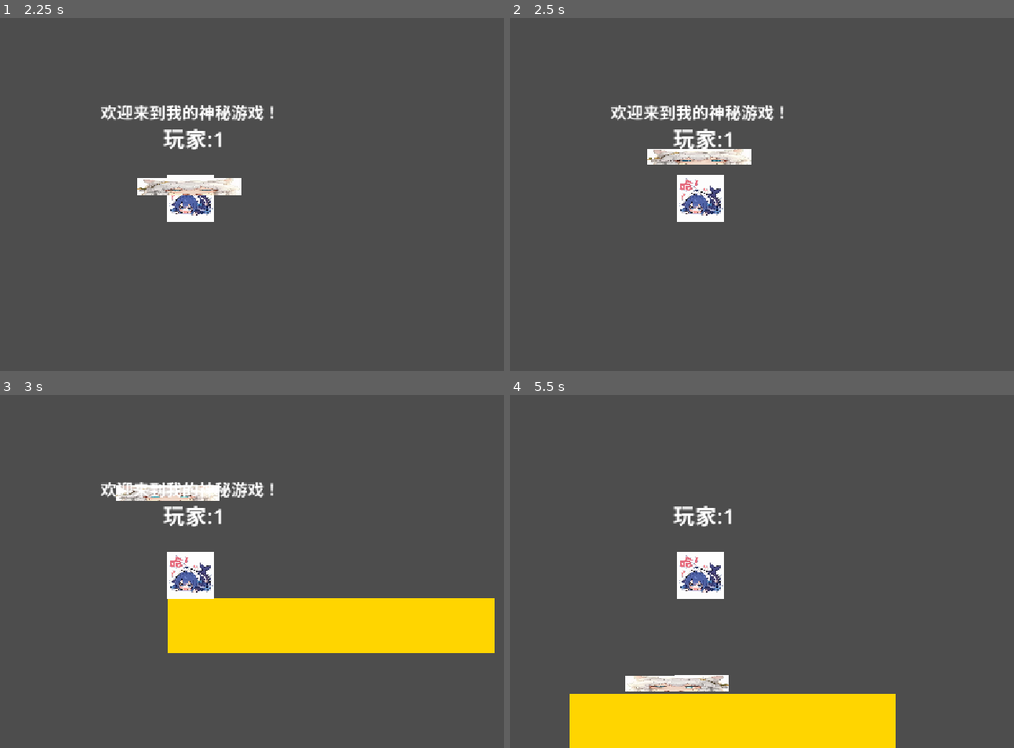
Above: before the commit, frames 1-4 (two rows, left to right).
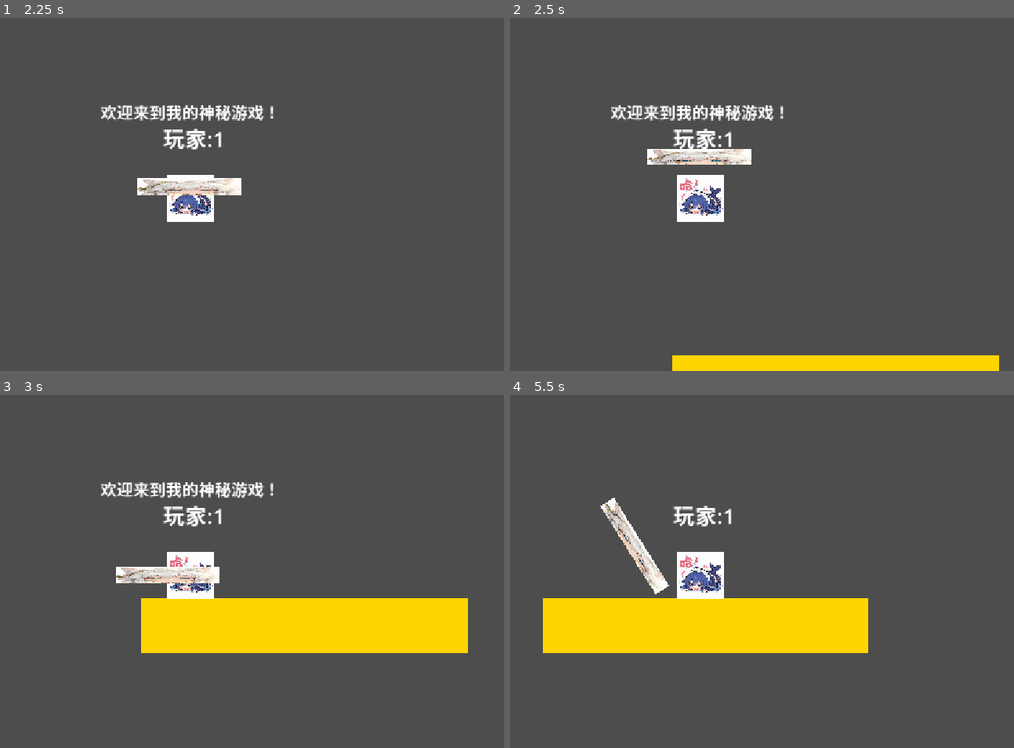
Above: after the commit, the same moments.

Repository: Sui-xie/NewGames
Game: Godot game, scene res://root.tscn
The game is run twice, just before and just after one commit, with the same random seed, the same clock (stepped at 60 frames per second) and the same inputs.
Inputs (mouse positions are in pixels of both pictures, inside the frame that each line leads up to):
- Up to frame 1 (2.25 s): click "创建游戏" at 0.5 s; click "确定" at 1.25 s; click "单人游戏" at 2 s
- Up to frame 2 (2.5 s): no input
- Up to frame 3 (3 s): tap Enter at 2.75 s; move the mouse to (327, 553) at 2.77 s; hold D (move_right) from 2.78 s (still down); tap F at 2.85 s; click (327, 553) at 2.92 s
- Up to frame 4 (5.5 s): tap Space at 3.02, 3.77, 5.27 s; move the mouse to (575, 589) at 3.52 s; release D (move_right) at 3.53 s; hold A (move_left) 3.53-4.28 s; tap F at 3.6, 4.35, 5.1 s; click (575, 589) at 3.67 s; move the mouse to (762, 493) at 4.27 s; hold D (move_right) from 4.28 s (still down); click (762, 493) at 4.42 s; move the mouse to (671, 642) at 5.02 s; click (671, 642) at 5.17 s

Frame 1 is identical in both runs. In frame 2, 2.9% of the frame differs, in the area x 32-98%, y 95-100%; in frame 3, 3.2%; in frame 4, 22%, in the area x 6-77%, y 29-100%.

Commit message:
多人游戏地图同步？！

Diff:
--- a/core/basicNode/bullet.gd
+++ b/core/basicNode/bullet.gd
@@ -9,9 +9,9 @@
 func _ready() -> void:
 	pass
 
-func _process(delta: float) -> void:
+func _process(_delta: float) -> void:
 	pass
 
 @rpc("any_peer","call_local","reliable")
 func hit(target:String):
-	print("[WARN]未被重写的hit方法")
+	print("[WARN]未被重写的hit方法/target:",target)
--- a/core/basicNode/item.gd
+++ b/core/basicNode/item.gd
@@ -2,6 +2,6 @@
 class_name Item
 var meta: Array[Variant] = []
 var parms:Array[Variant] = []#在同步时，这个地方的信息会被同步到其它客户端，物品的transformer会被自动同步过去
-var _private_name#物品分配表给它分配的名字，不应该修改
-var _private_id#物品管理器分配的唯一ID，不应该修改
-var _private_nameScpace#物品分配表给它分配的命名空间，不应该修改
+var _private_name:String#物品分配表给它分配的名字，不应该修改
+var _private_id:int#物品管理器分配的唯一ID，不应该修改
+var _private_nameScpace:String#物品分配表给它分配的命名空间，不应该修改
--- /dev/null
+++ b/core/basicNode/level.gd
@@ -0,0 +1,10 @@
+extends Node
+class_name Level
+
+var meta:Array[Variant] = []
+
+#地图管理器会调用该方法来输出地图，要求地图格式为二维无序数组
+#每个字典按照位置写入参数，0:x位置，1:y位置，2:方块带命名空间名，3:parms（没有就传空）
+func _exportMap() -> Array[Array]:
+	print("[关卡未重写_exportMap方法]")
+	return []
--- /dev/null
+++ b/core/basicNode/mapBlock.gd
@@ -0,0 +1,5 @@
+extends StaticBody2D
+class_name MapBlock
+
+var meta: Array[String] = []
+var parms = {}
--- /dev/null
+++ b/game/level/map/blocks/basicBlock.gd
@@ -0,0 +1,8 @@
+extends MapBlock
+class_name BasicBlock
+
+# Called when the node enters the scene tree for the first time.
+func _ready() -> void:
+	meta.append(ctx.tags.ground)
+	meta.append(ctx.tags.mapWall)
+	meta.append(ctx.tags.noEntry)
--- /dev/null
+++ b/game/level/map/levels/lobby.gd
@@ -0,0 +1,17 @@
+extends Level
+
+#地图管理器会调用该方法来输出地图，要求地图格式为二维无序数组
+#每个字典按照位置写入参数，0:x位置，1:y位置，2:方块带命名空间名，3:parms（没有就传空字典）
+func _exportMap() -> Array[Array]:
+	var arr:Array[Array] = []
+	for x in 6:
+		arr.append(newBlock(x,5))
+		arr.append(newRed(x,10))
+	print("数组为:",arr)
+	return arr
+
+func newBlock(x,y):
+	return [x,y,"vanilla:yellowBlock",{}]
+
+func newRed(x,y):
+	return [x,y,"vanilla:ohno",{}]
--- a/game/level/map/map.gd
+++ /dev/null
@@ -1,39 +0,0 @@
-extends TileMapLayer
-
-class_name Map
-var meta:Array[String] = []
-
-#名字是键，值0为图集ID，值1为位置ID
-const tileSet: Dictionary[String, Array] = {
-	"ohno":[0,Vector2i(0,0)],
-	"yellowBlock":[1,Vector2i(0,0)]
-}
-
-# Called when the node enters the scene tree for the first time.
-func _ready() -> void:
-	pass # Replace with function body.
-
-
-# Called every frame. 'delta' is the elapsed time since the previous frame.
-func _process(delta: float) -> void:
-	pass
-
-func queryImageId(blockName:String):
-	if blockName in tileSet:
-		var t = tileSet[blockName]
-		return t
-	print("[WARN]引用不存在的图集")
-	return tileSet['ohno']
-
-func setBlock(x:int,y:int,blockName:String):
-	if(x < 0 or x > 32768) or (y<0 or y > 32768):
-		print("[WARN]操作非法:地图越界，位置X:",x,"Y:",y)
-	var tile = queryImageId(blockName)
-	set_cell(Vector2i(x,y),tile[0],tile[1])
-
-func addMeta(name):
-	if(name in meta):return
-	meta.append(name)
-
-func removeMeta(name):
-	meta.erase(name)
--- a/game/level/map/map.tscn
+++ /dev/null
@@ -1,30 +0,0 @@
-[gd_scene format=3 uid="uid://bg3gcrxd36ous"]
-
-[ext_resource type="Texture2D" uid="uid://du5gdunoaquvp" path="res://assets/IMG/黄方块.png" id="1_bkhc6"]
-[ext_resource type="Texture2D" uid="uid://b88ku4l27sbvo" path="res://assets/IMG/红方块.png" id="1_ihkbp"]
-[ext_resource type="Script" uid="uid://dysjmjslh4xba" path="res://game/level/scripts/map.gd" id="2_yyonm"]
-
-[sub_resource type="TileSetAtlasSource" id="TileSetAtlasSource_4wnb2"]
-resource_name = "redBlock"
-texture = ExtResource("1_ihkbp")
-texture_region_size = Vector2i(100, 100)
-0:0/0 = 0
-0:0/0/physics_layer_0/polygon_0/points = PackedVector2Array(-50, -50, 50, -50, 50, 50, -50, 50)
-
-[sub_resource type="TileSetAtlasSource" id="TileSetAtlasSource_yyonm"]
-resource_name = "yellowBlock"
-texture = ExtResource("1_bkhc6")
-texture_region_size = Vector2i(100, 100)
-0:0/0 = 0
-0:0/0/physics_layer_0/polygon_0/points = PackedVector2Array(-50, -50, 50, -50, 50, 50, -50, 50)
-
-[sub_resource type="TileSet" id="TileSet_pq8q7"]
-tile_size = Vector2i(100, 100)
-physics_layer_0/collision_layer = 129
-physics_layer_0/collision_mask = 129
-sources/1 = SubResource("TileSetAtlasSource_yyonm")
-sources/0 = SubResource("TileSetAtlasSource_4wnb2")
-
-[node name="Map" type="TileMapLayer" unique_id=917631279]
-tile_set = SubResource("TileSet_pq8q7")
-script = ExtResource("2_yyonm")
--- a/game/level/map/mapMgr.gd
+++ b/game/level/map/mapMgr.gd
@@ -1,29 +1,73 @@
 extends Node
 class_name MapMgr
 
-var defMap: PackedScene = preload('res://game/level/map/map.tscn')
-var currentMap = null;
+var playerSpawnPoint: Array[Dictionary] = []
+var map:Node
+var yellowBlock:PackedScene
+var redBlock:PackedScene
+var currentMapName:Array[String]
 
-# Called when the node enters the scene tree for the first time.
 func _ready() -> void:
-	print("[INFO]地图管理器就绪")
-	loadDefaultMap()
+	map = Node.new()
+	add_child(map)
 
+	yellowBlock = load("res://game/level/scene/map/yellowBlock.tscn")
+	redBlock = load ("res://game/level/scene/map/redBlock.tscn")
+	var lobby = load("res://game/level/map/levels/lobby.gd")
 
-# Called every frame. 'delta' is the elapsed time since the previous frame.
-func _process(delta: float) -> void:
-	pass
+	regLevel("lobby",lobby.new())
+	regBlock("ohno",redBlock)
+	regBlock("yellowBlock",yellowBlock)
 
+#方块集合，键是"命名空间:方块名字"，值为方块的场景，实现mapBlock.gd
+var blockSet: Dictionary[String, PackedScene] = {}
+var levelSet:Dictionary[String,Level] = {}
 
-func loadDefaultMap():
-	print("[INFO][MapMgr]加载默认地图")
-	var map:Map = defMap.instantiate()
-	var tags:Tags = ctx.tags
-	var meta: Array[String] = [tags.noEntry,tags.mapWall,tags.ground]
-	for i in meta:
-		map.addMeta(i)
+#输入名字应该自带命名空间
+func setBlock(x,y,blockName,parms:Dictionary):
+	if (x <0 or x >=100) or (y < 0 or y >= 100):
+		print("[WARN]地图尺寸越界！")
+		return
+	var b:PackedScene = blockSet[blockName]
+	var block:MapBlock = b.instantiate()
+	x*=100
+	y*=100
+	block.position = Vector2(x,y)
+	block.parms = parms.duplicate(true)
+	map.add_child(block)
 
+#每个字典按照位置写入参数，0:x位置，1:y位置，2:方块带命名空间名，3:parms（没有就传空）
+func loadLevel(level:Level):
+	var levelArray: Array[Array] = level._exportMap()
+	for x in levelArray:
+		setBlock(x[0],x[1],x[2],x[3])
+
+func regBlock(name:String,blockScene:PackedScene,nameSpace:String = "vanilla"):
+	blockSet[nameSpace + ':' + name] = blockScene
+
+func regLevel(levelName,levelScene:Level,nameSpace:String = "vanilla"):
+	levelSet[nameSpace + ':' + levelName] = levelScene
+
+@rpc("any_peer","call_local","reliable")
+func nextLevel(levelName:String = "random",nameSpace:String = "vanilla"):
+	map.queue_free()
+	map = Node.new()
 	add_child(map)
-	currentMap = map
-	for i in 6:
-		map.setBlock(i,6,'yellowBlock')
+	var level:String
+	if levelName == "random":
+		var levelsKey = levelSet.keys()
+		level = levelsKey.pick_random()
+	else:
+		level = nameSpace + ':' + levelName
+		if not(level in levelSet):
+			print("[ERROR]要加载的地图不存在！")
+			level = "vanilla:lobby"
+	var mapArrayData: Level = levelSet[level]
+	loadLevel(mapArrayData)
+	currentMapName = [levelName,nameSpace]
+	ctx.emit("nextLevel",levelName,nameSpace)
+
+#客户端连接之后询问服务端当前正在游玩什么地图并且更换
+@rpc("any_peer","call_local","reliable")
+func toCureentMap(levelName,nameSpace:String = "vanilla"):
+	nextLevel(levelName,nameSpace)
--- /dev/null
+++ b/game/level/scene/map/redBlock.tscn
@@ -0,0 +1,20 @@
+[gd_scene format=3 uid="uid://dknglmf82pq02"]
+
+[ext_resource type="Script" uid="uid://cjxfvms5y7nf6" path="res://game/level/map/blocks/basicBlock.gd" id="1_r4o87"]
+[ext_resource type="Texture2D" uid="uid://b88ku4l27sbvo" path="res://assets/IMG/红方块.png" id="2_r4o87"]
+
+[sub_resource type="RectangleShape2D" id="RectangleShape2D_cypby"]
+size = Vector2(100, 100)
+
+[node name="redBlock" type="StaticBody2D" unique_id=53538261]
+collision_layer = 129
+collision_mask = 129
+script = ExtResource("1_r4o87")
+
+[node name="CollisionShape2D" type="CollisionShape2D" parent="." unique_id=1137169149]
+shape = SubResource("RectangleShape2D_cypby")
+
+[node name="Sprite2D" type="Sprite2D" parent="." unique_id=2033115069]
+position = Vector2(1.9073486e-06, 1.9073486e-06)
+scale = Vector2(1.0000001, 1.0000001)
+texture = ExtResource("2_r4o87")
--- /dev/null
+++ b/game/level/scene/map/yellowBlock.tscn
@@ -0,0 +1,20 @@
+[gd_scene format=3 uid="uid://iubdehq4ysrj"]
+
+[ext_resource type="Script" uid="uid://cjxfvms5y7nf6" path="res://game/level/map/blocks/basicBlock.gd" id="1_kwdml"]
+[ext_resource type="Texture2D" uid="uid://du5gdunoaquvp" path="res://assets/IMG/黄方块.png" id="1_sf4a6"]
+
+[sub_resource type="RectangleShape2D" id="RectangleShape2D_cypby"]
+size = Vector2(100, 100)
+
+[node name="YellowBlock" type="StaticBody2D" unique_id=53538261]
+collision_layer = 129
+collision_mask = 129
+script = ExtResource("1_kwdml")
+
+[node name="CollisionShape2D" type="CollisionShape2D" parent="." unique_id=1137169149]
+shape = SubResource("RectangleShape2D_cypby")
+
+[node name="Sprite2D" type="Sprite2D" parent="." unique_id=2033115069]
+position = Vector2(1.9073486e-06, 1.9073486e-06)
+scale = Vector2(1.0000001, 1.0000001)
+texture = ExtResource("1_sf4a6")
--- a/game/level/scene/player.tscn
+++ b/game/level/scene/player.tscn
@@ -8,7 +8,7 @@
 size = Vector2(85, 85)
 
 [sub_resource type="RectangleShape2D" id="RectangleShape2D_xa3wl"]
-size = Vector2(98, 2)
+size = Vector2(80, 2)
 
 [sub_resource type="RectangleShape2D" id="RectangleShape2D_cypby"]
 size = Vector2(165.5, 86)
--- a/game/level/scripts/gameCore.gd
+++ b/game/level/scripts/gameCore.gd
@@ -35,6 +35,8 @@
 		ctx.getService('playerMgr').playerJoin(multiplayer.get_unique_id())
 		var a:ItemMgr = ctx.getService('itemMgr')
 		a.addItem("steelPipeGun")
+		var b:MapMgr = ctx.getService('mapMgr')
+		b.nextLevel.rpc('lobby')
 	else:
 		var net := ENetMultiplayerPeer.new()
 		var err := net.create_server(parms['port'], parms['maxPlayer'])
@@ -45,12 +47,17 @@
 			return err
 		multiplayer.multiplayer_peer = net
 		var mgr:PlayerMgr = ctx.getService('playerMgr')
-		multiplayer.peer_connected.connect(mgr.playerJoin)
-		multiplayer.peer_disconnected.connect(mgr.playerLeave)
+		var a:ItemMgr = ctx.getService('itemMgr')
+		a.addItem("steelPipeGun")
+		var b:MapMgr = ctx.getService('mapMgr')
+		b.nextLevel.rpc('lobby')
+		#multiplayer.peer_connected.connect(mgr.playerJoin)
+		#multiplayer.peer_disconnected.connect(mgr.playerLeave)
+		multiplayer.peer_connected.connect(playerJoin)
+		multiplayer.peer_disconnected.connect(playerLeave)
 		ctx.getService('playerMgr').playerJoin(multiplayer.get_unique_id())
 		ctx.isServer = true
-		var a:ItemMgr = ctx.getService('itemMgr')
-		a.addItem("steelPipeGun")
+
 
 	return OK
 
@@ -68,6 +75,16 @@
 		ctx.switchMainScene('menu')
 		ctx.broadCast("[ERROR]连接失败，错误码:",peer)
 
+func playerJoin(peerId):
+	var pMgr:PlayerMgr = ctx.getService('playerMgr')
+	var mMgr:MapMgr = ctx.getService('mapMgr')
+	var n: String = mMgr.currentMapName[0]+ ':' + mMgr.currentMapName[1]
+	mMgr.toCureentMap.rpc_id(peerId,n)
+	pMgr.playerJoin(peerId)
+
+func playerLeave(peerId):
+	var pMgr:PlayerMgr = ctx.getService('playerMgr')
+	pMgr.playerLeave(peerId)
 
 func initGameScene():
 	var ui = uiLayer.instantiate()
--- a/game/level/scripts/itemMgr.gd
+++ b/game/level/scripts/itemMgr.gd
@@ -7,6 +7,15 @@
 
 func _ready() -> void:
 	ctx.on("playerJoin",syncItem)
+	ctx.on("nextLevel",clearItem)
+
+func clearItem():
+	for x in items:
+		var item:Item = items[x]
+		item.queue_free()
+		items.erase(x)
+	items = {}
+	cursor = 0
 
 #通过物品名和命名空间查找一个物品
 @rpc("any_peer","call_local","reliable")
@@ -40,8 +49,8 @@
 
 #注册一个新物品到映射表
 @rpc("any_peer","call_local","reliable")
-func regNewItem(name:String,res:PackedScene,nameSpace:String="vanilla"):
-	var itemName = nameSpace + (':' + name)
+func regNewItem(iName:String,res:PackedScene,nameSpace:String="vanilla"):
+	var itemName = nameSpace + (':' + iName)
 	if itemName in itemTable:
 		print("[WARN]物品:",itemName,"已经被注册过了！")
 		return
--- a/game/level/scripts/player/player.gd
+++ b/game/level/scripts/player/player.gd
@@ -39,7 +39,7 @@
 	velocity.y -= ctx.gravity*delta
 	move_and_slide()
 
-func _process(delta: float) -> void:
+func _process(_delta: float) -> void:
 	nameLabel.text = nickName + ":%d" % id
 	if isClient():
 		if Input.is_mouse_button_pressed(MOUSE_BUTTON_LEFT):
@@ -49,10 +49,10 @@
 		position = position.lerp(targetPostion,1)
 		return
 
-func calcMountPosition(mousePosition:Vector2 = Vector2.ZERO):
-	if mousePosition == Vector2.ZERO:
-		mousePosition = get_global_mouse_position()
-	var r = (mousePosition - global_position).angle()
+func calcMountPosition(globalMousePosition:Vector2 = Vector2.ZERO):
+	if globalMousePosition == Vector2.ZERO:
+		globalMousePosition = get_global_mouse_position()
+	var r: float = (globalMousePosition - global_position).angle()
 	var p:Vector2 = Vector2.from_angle(r) * 100
 	mountPoint.position = p
 	mountPoint.rotation = r
@@ -97,7 +97,7 @@
 func queryCanPickedItem()->Item:
 	var items = pickedCheckArea.get_overlapping_bodies()
 	if items.is_empty():return null
-	var current:Item
+	var current:Item = null
 	for x in items:
 		if not (x is Item):continue
 		if ctx.tags.canPicked in x.meta:
Not shown, added: core/basicNode/level.gd.uid
Not shown, added: core/basicNode/mapBlock.gd.uid
Not shown, added: game/level/map/blocks/basicBlock.gd.uid
Not shown, added: game/level/map/levels/lobby.gd.uid
Not shown, removed: game/level/map/map.gd.uid
